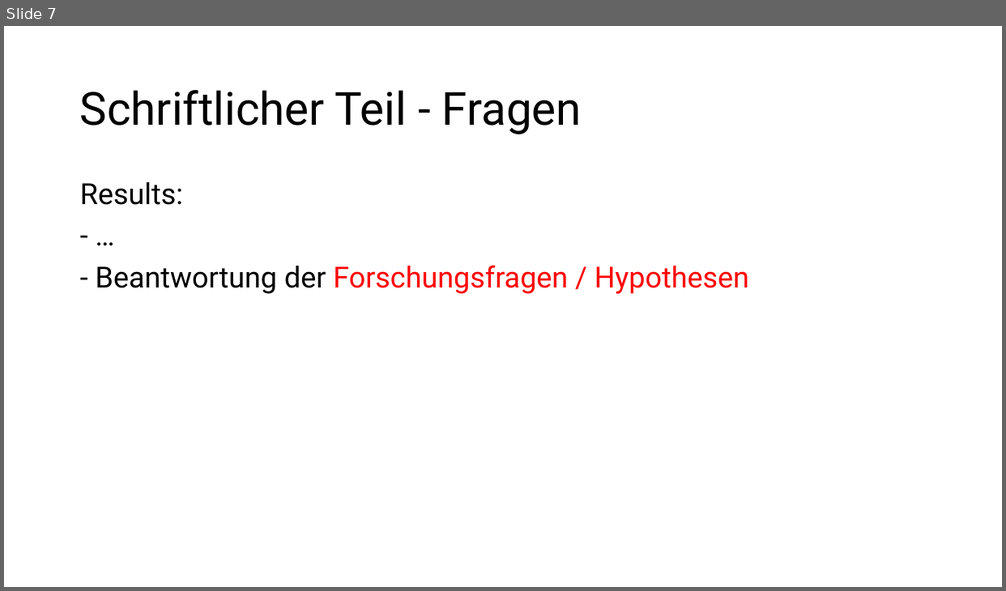
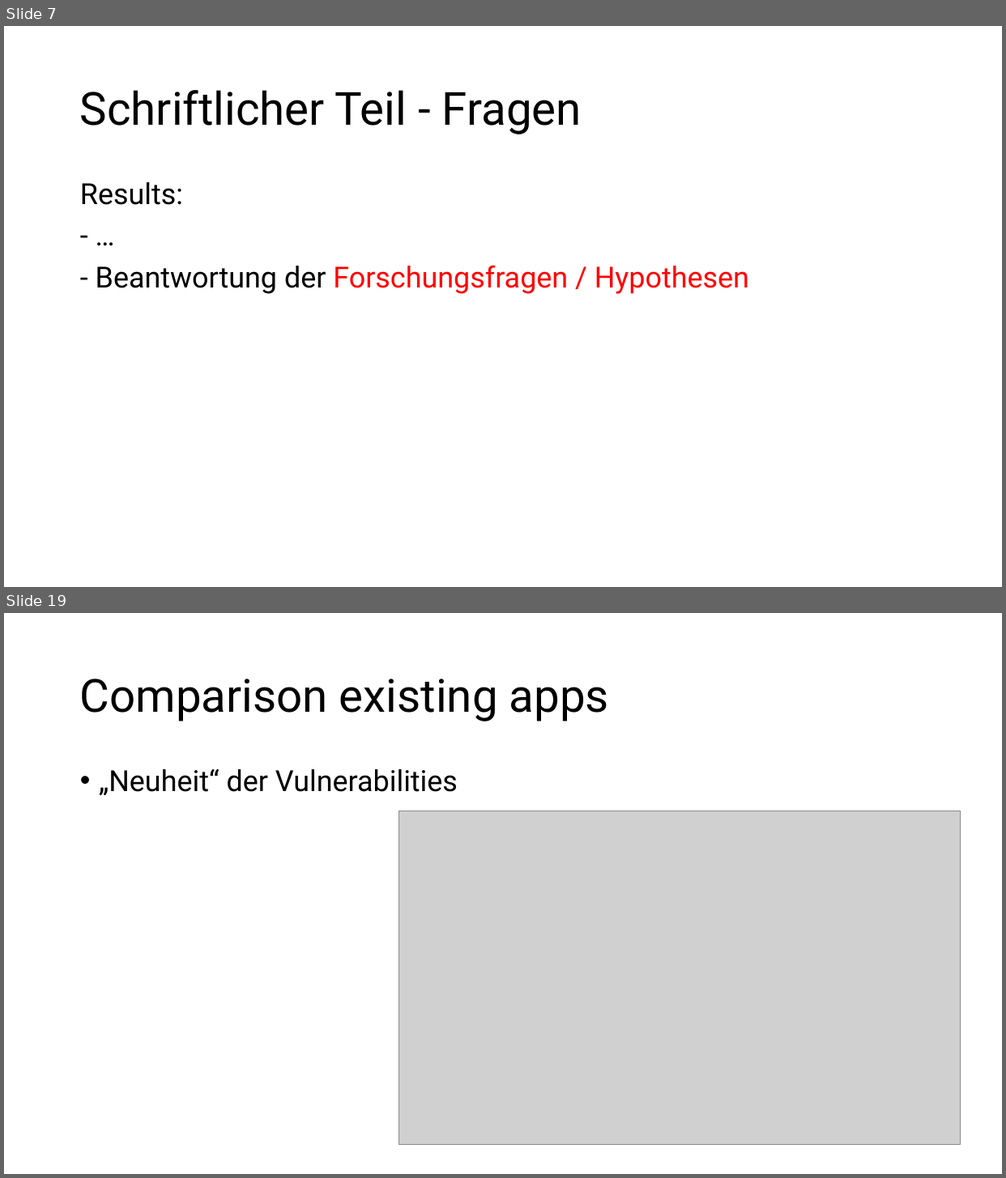
Before and after one commit to domi-cmd/Reference_Application_for_OWASP_MASTG, a slide deck: dev_documents/meetings/meeting_08/meeting_08.pptx. Shown one above the other, each under a label of ours: slide 7 before the commit, slides 7 and 19 after it; the slides between them are not shown. The pictures are 1006x591 and 1006x1178 pixels, drawn with LibreOffice and Linux fonts; fonts in the diff are those of the drawing; grey boxes stand for pictures. Boxes give left, top, right and bottom in pixels: in the first picture for what was removed or moved away, otherwise in the second. Text is boxed around its words. In the diff, an @@ line names an element or a change of style, - is before the commit and + after.

Commit message:
Added finished powerpoint and related images to designated folder for meeting 08

```diff
--- a/dev_documents/meetings/meeting_08/meeting_08.pptx
+++ b/dev_documents/meetings/meeting_08/meeting_08.pptx
@@ slide 19 added at (4,613,1002,1174), background #FFFFFF @@
@@ title added at (80,679,609,722), 44 pt, text #000000 @@
+Comparison existing apps
@@ text added at (99,769,458,795), 28 pt, text #000000 @@
+• „Neuheit“ der Vulnerabilities
@@ picture added at (398,811,960,1144) @@
```
Also in this commit, not shown: 1 slide changed, 14 other slides added, 5 other files.
